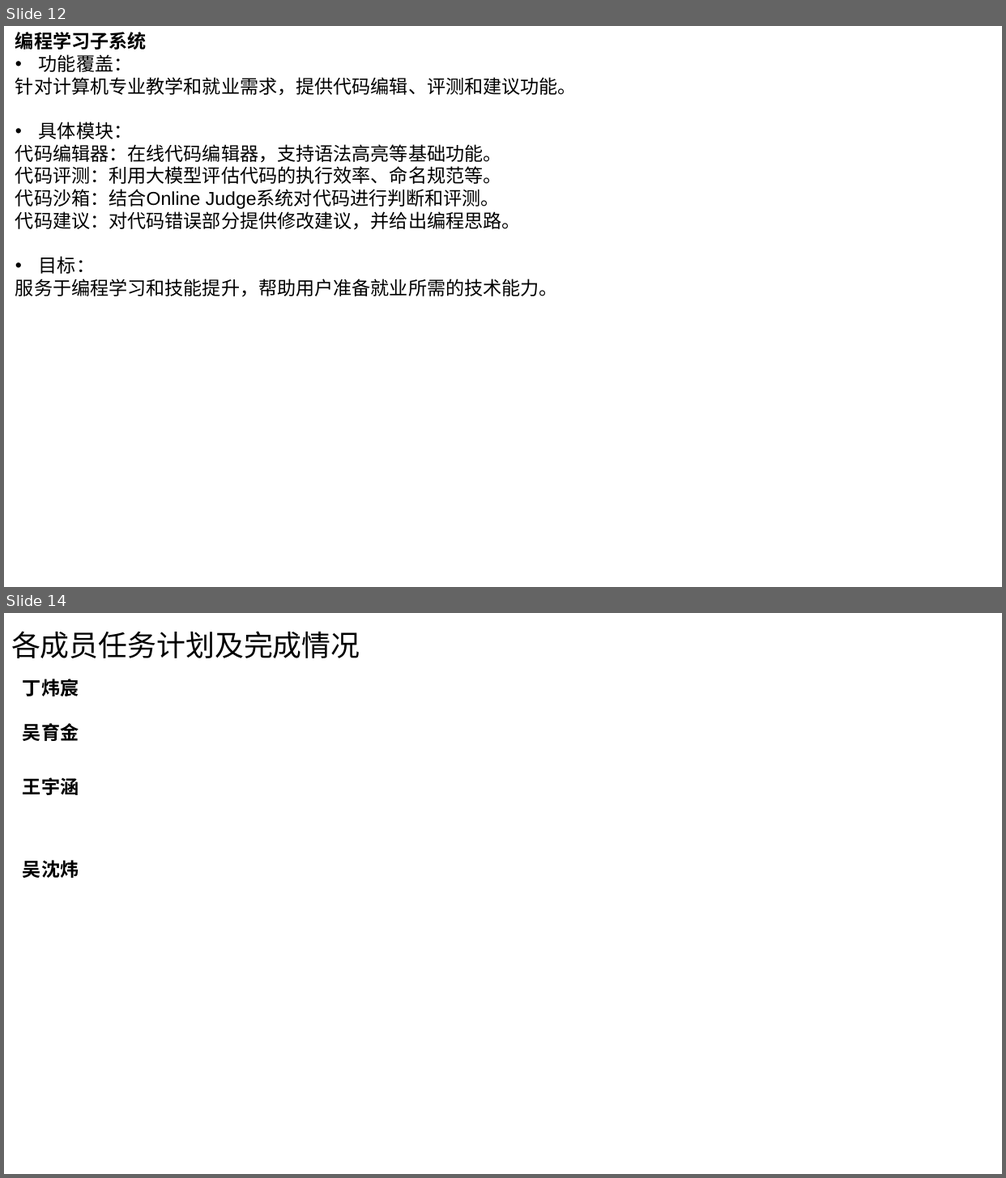
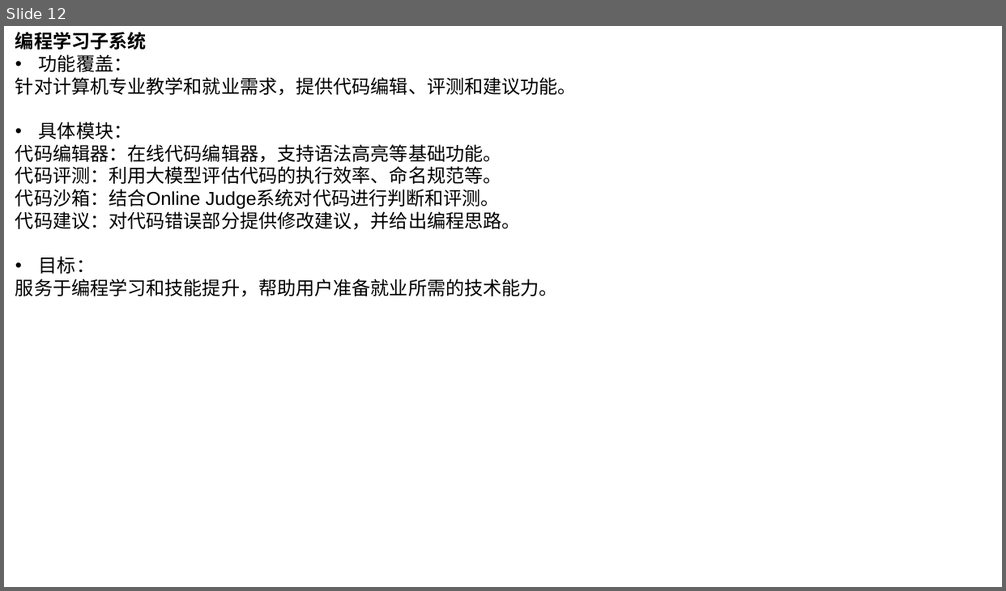
Before and after one commit to C32-SoundTech/SoundTech, a slide deck: docs/软件工程实践.pptx. Shown one above the other, each under a label of ours: slides 12 and 14 before the commit, slide 12 after it; the slides between them are not shown. The pictures are 1006x1178 and 1006x591 pixels, drawn with LibreOffice and Linux fonts; fonts in the diff are those of the drawing. Boxes give left, top, right and bottom in pixels: in the first picture for what was removed or moved away, otherwise in the second. Text is boxed around its words. In the diff, an @@ line names an element or a change of style, - is before the commit and + after.

```diff
--- a/docs/软件工程实践.pptx
+++ b/docs/软件工程实践.pptx
@@ slide 14 removed at [4, 613, 1002, 1174], background #FFFFFF @@
@@ text removed at [11, 631, 360, 658] @@
-各成员任务计划及完成情况
@@ text removed at [23, 679, 79, 878] @@
-丁炜宸
-吴育金
-王宇涵
-吴沈炜
```
Also in this commit, not shown: 2 slides changed, 4 slides added, 4 other slides removed, 1 other file.
